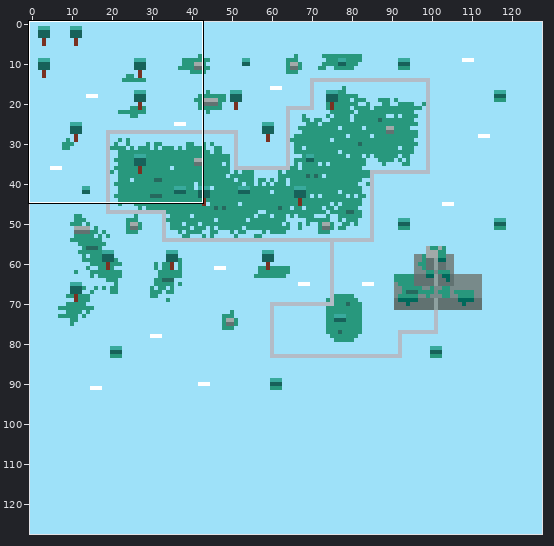
Two states of a pixel-art file, game/assets/aseprite/snow.aseprite. The first picture is a wide view before the edit; the outline marks the close-up.
Close-up. Earlier state:
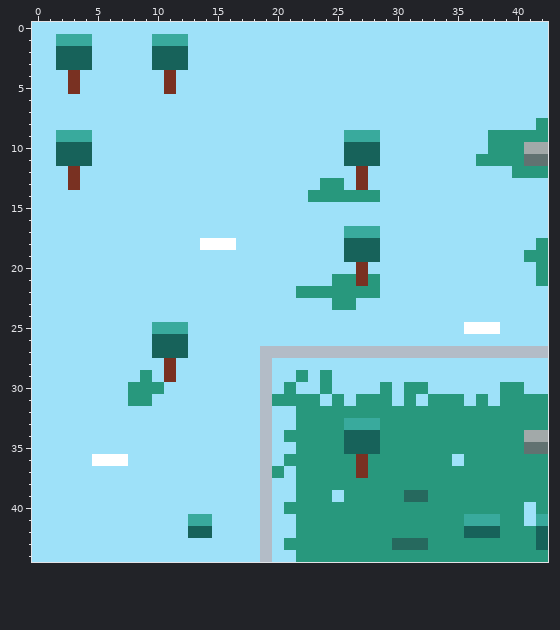
128x128 pixels, 1 frame. Shown: x 0..42, y 0..44.
And afterwards:
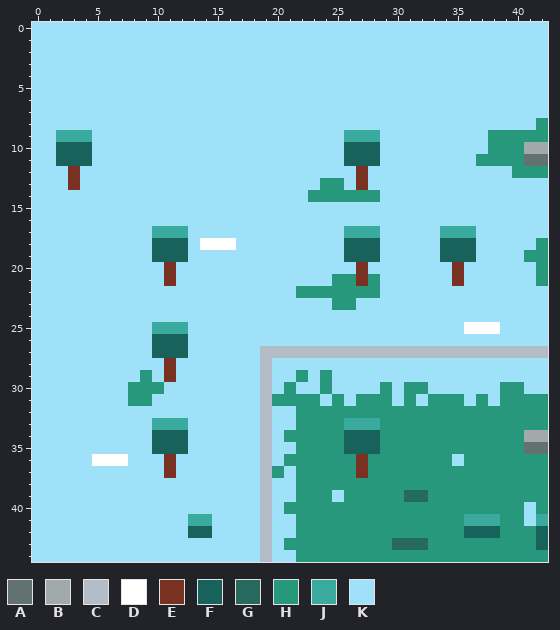
Palette (. is transparent): A #617271  B #a2a9a9  C #b3bcc7  D #ffffff  E #793122  F #17625a  G #26695e  H #28987d  J #39aa9d  K #9ee1f9
Edits made:
{"where": "layer \"trees\""}
{"y":1,"x":2,"old":"JJJ","new":"KKK"}
{"y":1,"x":10,"old":"JJJ","new":"KKK"}
{"y":2,"x":2,"old":"FFF","new":"KKK"}
{"y":2,"x":10,"old":"FFF","new":"KKK"}
{"y":3,"x":2,"old":"FFF","new":"KKK"}
{"y":3,"x":10,"old":"FFF","new":"KKK"}
{"y":4,"x":3,"old":"E","new":"K"}
{"y":4,"x":11,"old":"E","new":"K"}
{"y":5,"x":3,"old":"E","new":"K"}
{"y":5,"x":11,"old":"E","new":"K"}
{"y":17,"x":10,"old":"KKK","new":"JJJ"}
{"y":17,"x":34,"old":"KKK","new":"JJJ"}
{"y":18,"x":10,"old":"KKK","new":"FFF"}
{"y":18,"x":34,"old":"KKK","new":"FFF"}
{"y":19,"x":10,"old":"KKK","new":"FFF"}
{"y":19,"x":34,"old":"KKK","new":"FFF"}
{"y":20,"x":11,"old":"K","new":"E"}
{"y":20,"x":35,"old":"K","new":"E"}
{"y":21,"x":11,"old":"K","new":"E"}
{"y":21,"x":35,"old":"K","new":"E"}
{"y":33,"x":10,"old":"KKK","new":"JJJ"}
{"y":34,"x":10,"old":"KKK","new":"FFF"}
{"y":35,"x":10,"old":"KKK","new":"FFF"}
{"y":36,"x":11,"old":"K","new":"E"}
{"y":37,"x":11,"old":"K","new":"E"}
